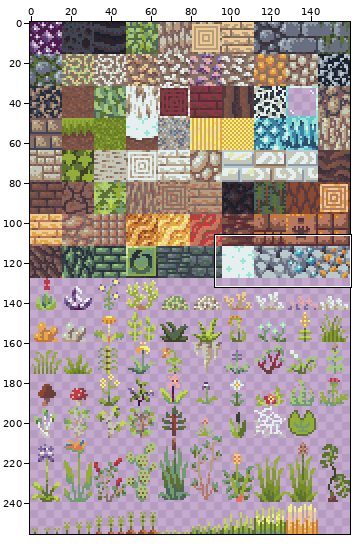
Sprite sheet: resources/tilemap.png. Above: a wide view before the commit, with the close-up outlined.
Close-up. The starting point:
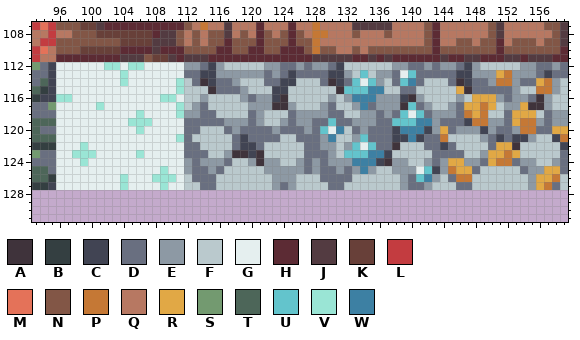
The file is 160x256 pixels. Shown: x 93..159, y 107..131. The commit also changed other parts of the picture, which this record leaves out.
Palette (. is transparent): A #3f333b  B #343f41  C #414453  D #696f80  E #8d99a4  F #bac9cd  G #e5efef  H #5c2b34  J #533b41  K #684039  L #c33c40  M #e47259  N #825646  P #c57835  Q #b77862  R #e1a845  S #739a70  T #4d6659  U #63c4cc  V #9ae5d5  W #3d80a3
Pixels before, first column x 93:
107 LMLNNNKKJHHHHHHHHHHNQPQQJQQQHQQQHQQPQQQQJJJJJQQQQNHQQQQQQNJQQQQQNNJ
108 QQLQQNNNKKKKKKKHJJNQNQNNJQNQHNQNHNQPPQQQNQQQNQQQQNHQQQQQQNJQQQQQQNJ
109 QLLNNNNNNNNKKKKJJJNQNQNNHNNNHNNNHNNPQQQQQQQQQQQQQNHQQNNQNNHQNNNQNNJ
110 LMQNNNKKKKKHHHHJHHHNNNNHHNNHHNNHHHNPNNQQNQNNNNNNNNHNNNNNNNHNNNNNNNH
111 LQQHHHHHHHHJJJNKKJHJJJHHHHHHHHHHHHHJJJJJHHJHJHHHHHHJHHJJHHHJJHJJJHH
112 SDCGGGGGGVVGVVGGGGGEEDCEFFFFFEEDDEDEEDCFFFFFFEEDDEDEEDCEFFFFFEEDDED
113 DDCGGGGGGGGVGGGGGGGDDCCEEEEEEDEDCDDDDCCEFUFEEDGUDDDDDCCEEERPEEEDCDD
114 DTCGGGGGGGGVGGGGGGVFDACDDEFFFDDCCFFFDACDUGUEFDUWDFFFDACDDEPPEDDRPEF
115 TBCGGGGGGGGGGGGGGGVFFFADDDEFFFCCFFFFFFAUUUWWFFDDFFFFFRADDDDDEFFPPEF
116 BCCVVGGGGGGGGGGGVVGFFEFFFFEDEECAFFFFFEFEWWWEEECAEFFFFEFRRREDEEDAEFF
117 DDSGGGGGVGGGGGGGGGVFEDFFFFFEEEAAEFFFEDFFEWDEEEAUDEFFEDRRPRFEERAAEFF
118 DDDGGGGGGGGGGVGGGGVEEDDFFFFDEFFFDEEEEDDFFEEDEDUGUDEEEDPRPFFDRRRFDEE
119 TTTGGGGGGGGGVVVGGGGDDDDDEEEDEFFEDEEDDUDDEEEDDUUUWWEDDDCPPEEDRPPEDEE
120 TDDGGGGGGGGGGVGGGGGDDFFFDEDDDDEDDDEDUGWFDEDDDCWWWCERDEEECEDDEPPDDRR
121 TTTGGGGGGGGGGGGGGGVDFFFFFDCDDDDFFDDDEWFFEUDDDCCWCDDPFFFFEDCDCCEFFCP
122 BBBGGGVGGGGGGGGGGGGDDFFFFDCCDFFFFFDDEEFEUGUDDAFFFDDCDFFFFDRRAFFFFFC
123 SDDGGVVVGGGGGVGGGGGDDDFFEAACAFFFFFDDDEFUUUWWCFFFFFDDDDFFERRPRFFFFFD
124 DDDGGGVGGGGGGGGGGGGEDEEEDFFEAEEFFEDEDEEEWWWCAEEFFEDERREEDRPPDEEFFED
125 TTDGGGGGGGGGGGGGVGGEDDEDFFFFFEEEEEDEDDEDEWEFFEEEGUCEPRRDFFFFFDEERRD
126 TTBGGGGGGGGVGGGVVVGFDDDFFFFFFFEEEFFFDDDDFFFFFFEDUWEFDPPFFFFFFFERRPF
127 BBCGGGGGGGGVGGGGVGGFFDDFFFFFFFEDEFFFFDDFFFFFFFEDDEFFFDDFFFFFFFERPDF
New version:
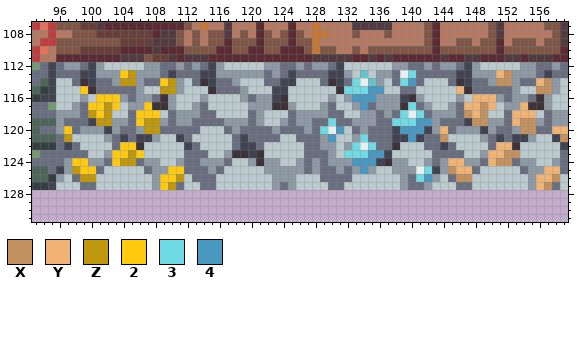
Colours new in this view: X #c2915d  Y #f0b373  Z #bf970b  2 #ffc90e  3 #6edae3  4 #4998c2
Diff:
y 112: x 96..112 GGGGGGVVGVVGGGGGE -> DEEDCEFFFFFEEDDED
y 113: x 96..111 GGGGGGGGVGGGGGGG -> DDDCCEEE2ZEEEDCD; x 140 U -> 3; x 151..152 RP -> YX
y 114: x 96..111 GGGGGGGGVGGGGGGV -> FFDACDDEZZEDD2ZE; x 133 U -> 3; x 139..140 UW -> 34; x 151..152 PP -> XX; x 156..157 RP -> YX
y 115: x 96..111 GGGGGGGGGGGGGGGV -> FFF2ADDDDDEFFZZE; x 132..136 UUUWW -> 33344; x 146 R -> Y; x 156..157 PP -> XX
y 116: x 96..111 VVGGGGGGGGGGGVVG -> FFFEF222EDEEDAEF; x 133..135 WWW -> 444; x 148..150 RRR -> YYY
y 117: x 96..111 GGGGGVGGGGGGGGGV -> FFED22Z2FEE2AAEF; x 134 W -> 4; x 140 U -> 3; x 147..150 RRPR -> YYXY; x 154 R -> Y
y 118: x 96..111 GGGGGGGGGGVGGGGV -> EEEDZ2ZFFD222FDE; x 139 U -> 3; x 141 U -> 3; x 147..149 PRP -> XYX; x 153..155 RRR -> YYY
y 119: x 96..112 GGGGGGGGGVVVGGGGD -> EDDDCZZEED2ZZEDEE; x 130 U -> 3; x 138..142 UUUWW -> 33344; x 148..149 PP -> XX; x 153..155 RPP -> YXX
y 120: x 96..111 GGGGGGGGGGVGGGGG -> E2DEEECEDDEZZDDD; x 129 U -> 3; x 131 W -> 4; x 139..141 WWW -> 444; x 144 R -> Y; x 154..155 PP -> XX; x 158..159 RR -> YY
y 121: x 96..111 GGGGGGGGGGGGGGGV -> DZFFFFEDCDCCEFFC; x 130 W -> 4; x 134 U -> 3; x 140 W -> 4; x 144 P -> X; x 159 P -> X
y 122: x 96..112 GGGVGGGGGGGGGGGGD -> DCDFFFFD22AFFFFFC; x 133 U -> 3; x 135 U -> 3; x 151..152 RR -> YY
y 123: x 96..111 GGVVVGGGGGVGGGGG -> DDDDFFE22Z2FFFFF; x 132..136 UUUWW -> 33344; x 150..153 RRPR -> YYXX
y 124: x 96..112 GGGVGGGGGGGGGGGGE -> DE22EED2ZZDEEFFED; x 133..135 WWW -> 444; x 145..146 RR -> YY; x 150..152 RPP -> YXX
y 125: x 96..112 GGGGGGGGGGGGGVGGE -> CEZ22DFFFFFDEE22D; x 134 W -> 4; x 142 U -> 3; x 145..147 PRR -> XYY; x 157..158 RR -> YY
y 126: x 96..111 GGGGGGGGVGGGVVVG -> EFDZZFFFFFFFE22Z; x 141..142 UW -> 34; x 146..147 PP -> XX; x 156..158 RRP -> YYX
y 127: x 96..111 GGGGGGGGVGGGGVGG -> FFFDDFFFFFFFE2ZD; x 156..157 RP -> YX
Boxes around the changes in both close-ups, in picture pixels (x1, y1, x2, y2):
changed: (56, 62, 192, 190)
changed: (320, 70, 568, 190)
